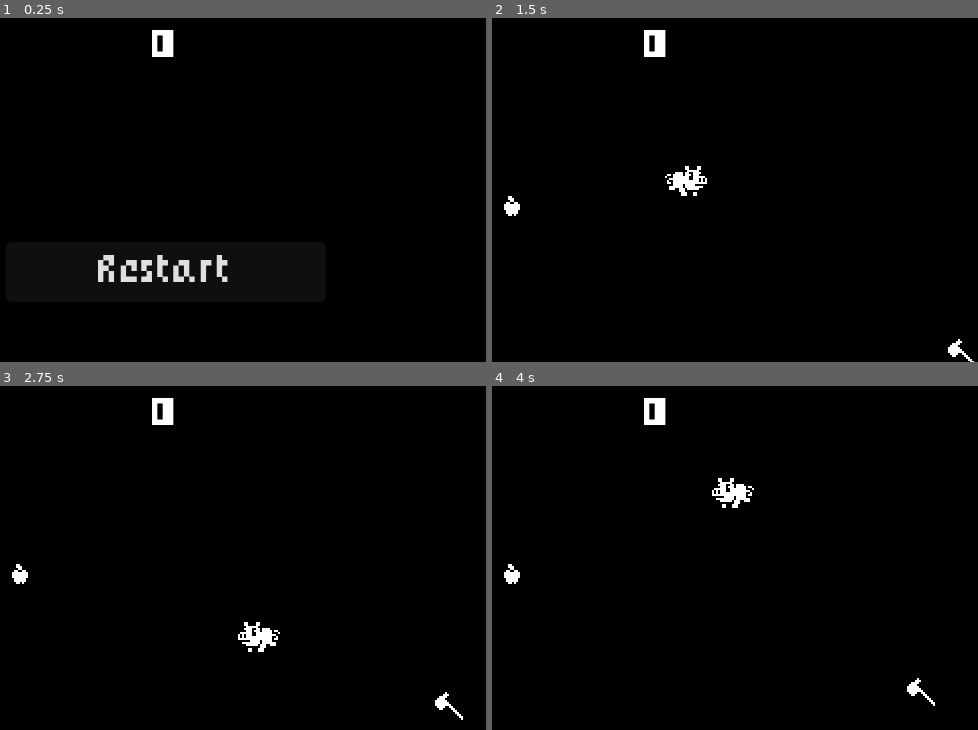
Above: before the commit, frames 1-4 (two rows, left to right).
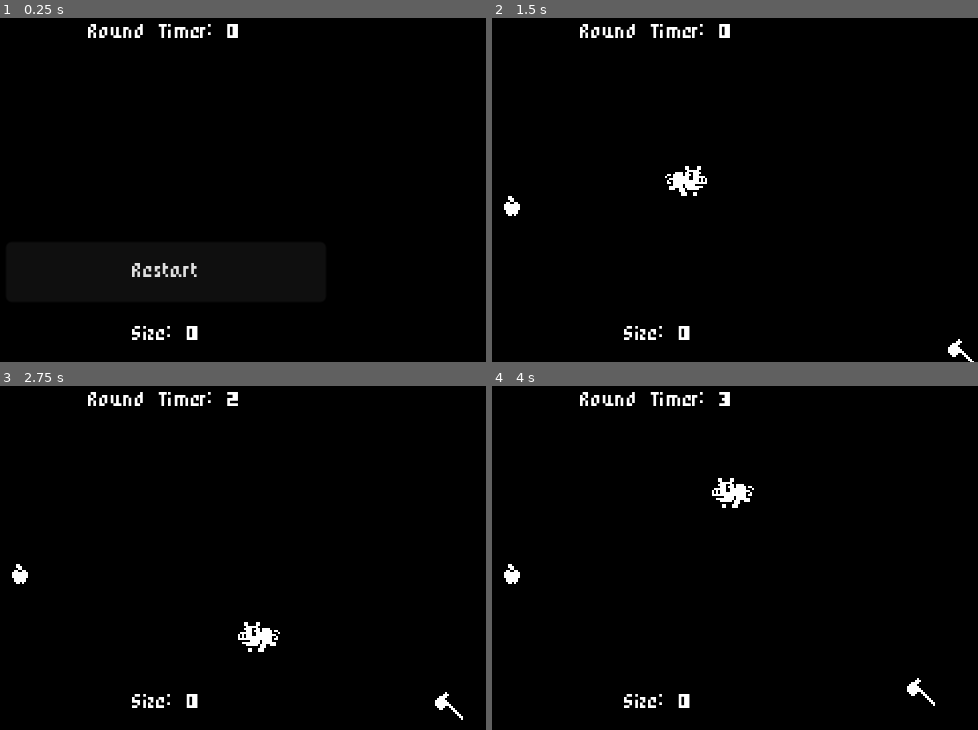
Above: after the commit, the same moments.

Repository: randomnewb/1-bit-godot-4-piggy
Game: Godot game, scene res://world.tscn
Same seed, same stepped clock (60 frames per second), same inputs: the game is played once before the commit and once after it.
Inputs (mouse positions are in pixels of both pictures, inside the frame that each line leads up to):
- Up to frame 1 (0.25 s): no input
- Up to frame 2 (1.5 s): click "Restart" at 0.5 s; tap Enter at 1.25 s; move the mouse to (798, 162) at 1.27 s; press the mouse at (798, 162) at 1.28 s; hold Right (move_right) from 1.28 s (still down)
- Up to frame 3 (2.75 s): move the mouse to (38, 568) at 2.02 s; release Right (move_right) at 2.03 s; release the mouse at (38, 568) at 2.03 s; hold Down (move_down) from 2.03 s (still down); click (38, 568) at 2.1 s
- Up to frame 4 (4 s): move the mouse to (720, 472) at 2.77 s; release Down (move_down) at 2.78 s; press the mouse at (720, 472) at 2.78 s; hold Right (move_right) 2.78-3.53 s; move the mouse to (628, 623) at 3.52 s; release the mouse at (628, 623) at 3.53 s; hold Up (move_up) from 3.53 s (still down); click (628, 623) at 3.6 s

The runs differ from the first frame. In frame 1, 2.1% of the frame differs, in the area x 18-49%, y 1-94%; in frame 2, 1.1%; in frame 3, 1.0%; in frame 4, 1.0%.

Commit message:
Timer and pig size labels

Diff:
--- a/LabelSettings.tres
+++ b/LabelSettings.tres
@@ -4,3 +4,4 @@
 
 [resource]
 font = ExtResource("1_pn85i")
+font_size = 8
--- a/axe.tscn
+++ b/axe.tscn
@@ -7,6 +7,7 @@
 size = Vector2(8, 9)
 
 [node name="Axe" type="Area2D" groups=["Entities"]]
+z_index = 1
 collision_layer = 4
 script = ExtResource("1_8bp6u")
 
--- /dev/null
+++ b/global.gd
@@ -0,0 +1,3 @@
+extends Node
+
+var score = 0;
--- a/hud.gd
+++ b/hud.gd
@@ -1,18 +1,20 @@
 extends CanvasLayer
 
-@onready var message = $Container/Message
-@onready var score_label = $Container/ScoreLabel
-@onready var message_timer = $Container/MessageTimer
-@onready var start_button = $Container/StartButton
+@onready var start_button = $Container/StartButton;
+@onready var highscore_message = $Container/HighScoreMessage;
+@onready var elapsed_timer = $Container/ElapsedTimer
+
 
 signal start_game;
 
-func update_score(score):
-	score_label.text = str(score)
-
 func _on_start_button_pressed():
 	start_button.hide()
+	highscore_message.hide();
 	start_game.emit()
+	var world = get_tree().current_scene;
+	world.time = 0;
+	elapsed_timer.start();
 
-func _on_message_timer_timeout():
-	message.hide();
+func _on_score_timer_timeout():
+	var world = get_tree().current_scene;
+	world.time += 1;
--- a/hud.tscn
+++ b/hud.tscn
@@ -17,12 +17,22 @@
 size_flags_horizontal = 3
 size_flags_vertical = 3
 
-[node name="ScoreLabel" type="Label" parent="Container"]
+[node name="TimeLabel" type="Label" parent="Container"]
 layout_mode = 2
-offset_top = 10.0
+offset_top = 3.0
 offset_right = 320.0
-offset_bottom = 36.0
-text = "0"
+offset_bottom = 29.0
+text = "Round Timer: 0"
+label_settings = ExtResource("1_3oejy")
+horizontal_alignment = 1
+vertical_alignment = 1
+
+[node name="SizeLabel" type="Label" parent="Container"]
+layout_mode = 2
+offset_top = 154.0
+offset_right = 320.0
+offset_bottom = 180.0
+text = "Size: 0"
 label_settings = ExtResource("1_3oejy")
 horizontal_alignment = 1
 vertical_alignment = 1
@@ -30,10 +40,21 @@
 [node name="Message" type="Label" parent="Container"]
 visible = false
 layout_mode = 2
-offset_top = 60.0
+offset_top = 36.0
 offset_right = 320.0
-offset_bottom = 110.0
+offset_bottom = 62.0
 text = "Game Over"
+label_settings = ExtResource("1_3oejy")
+horizontal_alignment = 1
+vertical_alignment = 1
+
+[node name="HighScoreMessage" type="Label" parent="Container"]
+visible = false
+layout_mode = 2
+offset_top = 70.0
+offset_right = 320.0
+offset_bottom = 96.0
+text = "Previous High Score: 0"
 label_settings = ExtResource("1_3oejy")
 horizontal_alignment = 1
 vertical_alignment = 1
@@ -45,12 +66,10 @@
 offset_right = 240.0
 offset_bottom = 150.0
 theme_override_fonts/font = ExtResource("1_dam10")
-theme_override_font_sizes/font_size = 16
+theme_override_font_sizes/font_size = 8
 text = "Restart"
 
-[node name="MessageTimer" type="Timer" parent="Container"]
-wait_time = 2.0
-one_shot = true
+[node name="ElapsedTimer" type="Timer" parent="Container"]
 
 [connection signal="pressed" from="Container/StartButton" to="." method="_on_start_button_pressed"]
-[connection signal="timeout" from="Container/MessageTimer" to="." method="_on_message_timer_timeout"]
+[connection signal="timeout" from="Container/ElapsedTimer" to="." method="_on_score_timer_timeout"]
--- a/piggy.gd
+++ b/piggy.gd
@@ -22,8 +22,6 @@
 		var target = last_clicked_position;
 		target /= position;
 		input_vector = target.normalized();
-		#if round(position) != round(get_global_mouse_position()):
-			#input_vector = target.normalized();
 
 	if input_vector == Vector2.ZERO:
 		animation_player.play("idle");
@@ -39,4 +37,6 @@
 	area.queue_free();
 	apple_eaten.emit();
 	scale *= 1.05;
+	var world = get_tree().current_scene;
+	world.size = scale.x
 	print("pig size: ", scale.x);
--- a/project.godot
+++ b/project.godot
@@ -14,6 +14,10 @@
 run/main_scene="res://world.tscn"
 config/features=PackedStringArray("4.1", "GL Compatibility")
 config/icon="res://icon.svg"
+
+[autoload]
+
+Global="*res://global.gd"
 
 [display]
 
--- a/world.gd
+++ b/world.gd
@@ -6,12 +6,29 @@
 
 @onready var gameover_message = $HUD/Container/Message;
 @onready var start_button = $HUD/Container/StartButton;
-
-
+@onready var time_label = $HUD/Container/TimeLabel;
+@onready var size_label = $HUD/Container/SizeLabel;
+@onready var highscore_message = $HUD/Container/HighScoreMessage;
+@onready var elapsed_timer = $HUD/Container/ElapsedTimer;
 
 var height = ProjectSettings.get_setting("display/window/size/viewport_height");
 var width = ProjectSettings.get_setting("display/window/size/viewport_width");
 var corners = [[0,0],[width, height], [0, height], [width, 0]]
+
+var time = 0 :
+	get:
+		return time;
+	set(value):
+		time = value;
+		time_label.text = "Round Timer: " + str(time);
+
+var size = 0 :
+	get:
+		return size;
+	set(value):
+		size = value;
+		size_label.text = "Size: " + str(snapped(size, 0.01));
+
 
 func _on_hud_start_game():
 	for node in get_tree().get_nodes_in_group("Entities"):
@@ -23,8 +40,6 @@
 	spawn_axe(axe_spawn[0], axe_spawn[1]);
 
 func get_spawn_position():
-	#var pigX = piggy.position.x
-	#var pigY = piggy.position.y
 	var spawnY = randi_range(15, height - 15);
 	var spawnX = randi_range(15, width - 15);
 	return [spawnY, spawnX];
@@ -41,7 +56,6 @@
 	var axe = AXE_SCENE.instantiate();
 	var world = get_tree().current_scene;
 	world.add_child.call_deferred(axe);
-	#var spawn_position = get_spawn_position();
 	axe.position.x = positionX;
 	axe.position.y = positionY;
 	axe.connect("gameover", _on_gameover);
@@ -56,6 +70,9 @@
 
 func _on_gameover():
 	gameover_message.show();
+	highscore_message.show();
+	elapsed_timer.stop();
 	start_button.show()
+
 	for node in get_tree().get_nodes_in_group("Entities"):
 		node.queue_free();
Not shown, added: web/index.apple-touch-icon.png.import
Not shown, added: web/index.icon.png.import
Not shown, added: web/index.png.import
